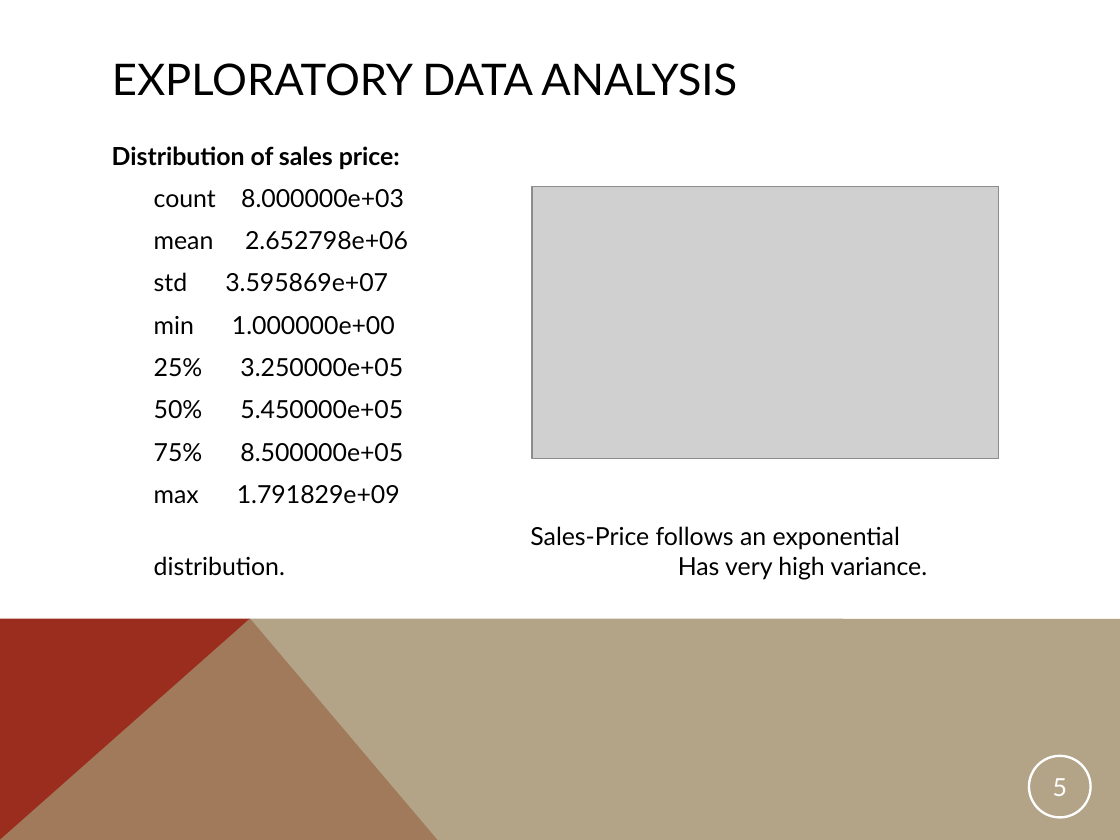
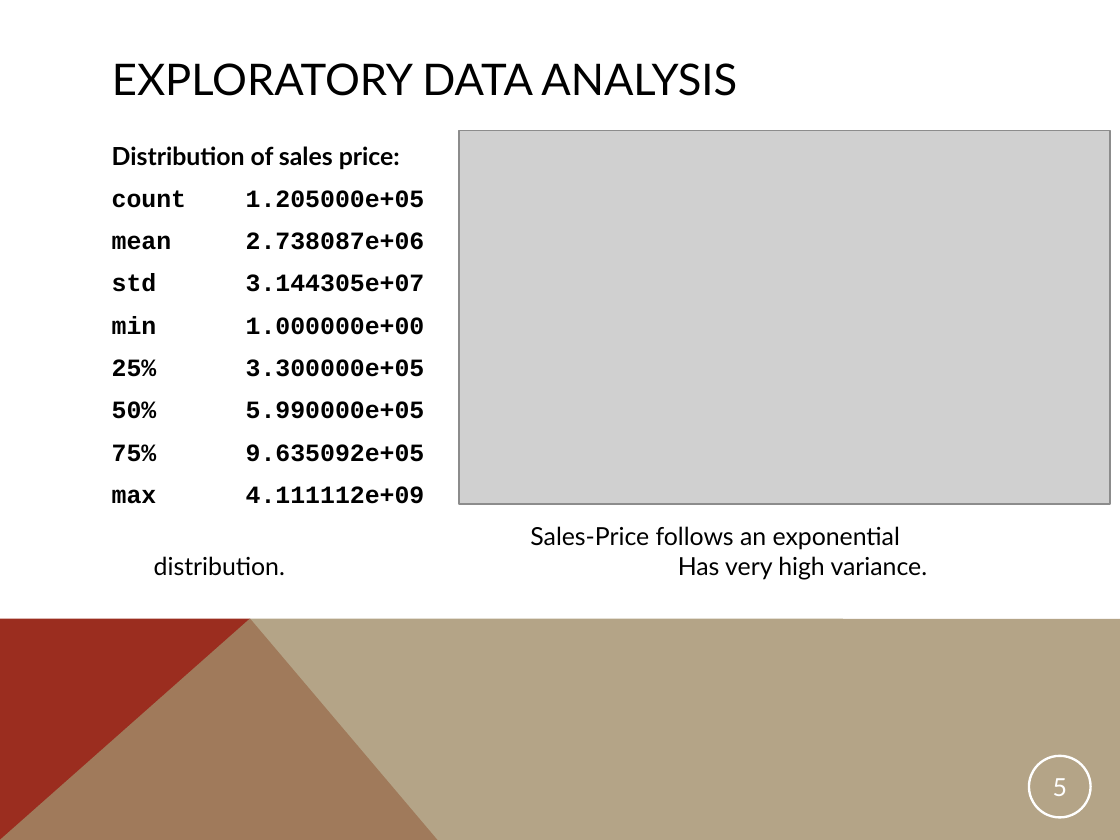
Before and after one commit to yerraeee/mY_SpringBoard, a slide deck: slide 5 of Capstone1_House_Price_Prediction/my_CapStone1_House_Price_Prediction_Presentation.ppt. Drawn at 1120x840 pixels with LibreOffice and Linux fonts; fonts in the diff are those of the drawing; grey boxes stand for pictures. Boxes give left, top, right and bottom in pixels: in the first picture for what was removed or moved away, otherwise in the second. Text is boxed around its words. In the diff, an @@ line names an element or a change of style, - is before the commit and + after.

```diff
--- a/Capstone1_House_Price_Prediction/my_CapStone1_House_Price_Prediction_Presentation.ppt
+++ b/Capstone1_House_Price_Prediction/my_CapStone1_House_Price_Prediction_Presentation.ppt
@@ picture: place and size @@
-picture at box(532, 187, 999, 459)
+picture at box(459, 131, 1110, 504)
@@ text at box(112, 190, 425, 292): text changed; font Lato to Courier New; bold on @@
-count 8.000000e+03
-mean 2.652798e+06
-std 3.595869e+07
+count 1.205000e+05
+mean 2.738087e+06
+std 3.144305e+07
@@ text at box(112, 316, 425, 335): font Lato to Courier New, bold on in "min 1.000000e+00" @@
@@ text at box(112, 359, 425, 504): text changed; font Lato to Courier New; bold on @@
-25% 3.250000e+05
-50% 5.450000e+05
-75% 8.500000e+05
-max 1.791829e+09
+25% 3.300000e+05
+50% 5.990000e+05
+75% 9.635092e+05
+max 4.111112e+09
```
Also in this commit, not shown: 5 other slides changed, 3 slides added, 2 slides removed, 2 other files.
